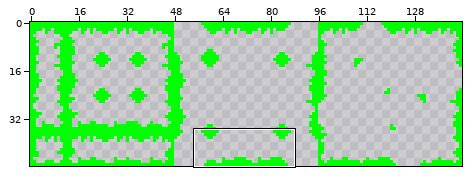
Two versions of one sprite sheet, Images/Tilesets/Sludge/sludgeTransitionTileset.png. Above, an overview of the earlier version with the close-up marked.
Close-up. Old version:
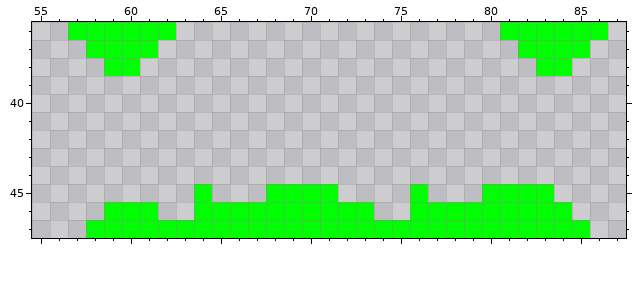
The file is 144x48 pixels. Shown: x 55..87, y 36..47. The commit also changed other parts of the picture, which this record leaves out.
The result:
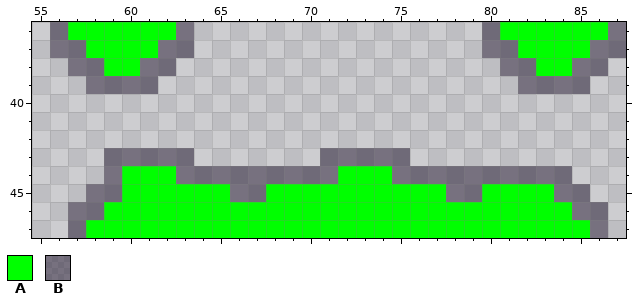
Palette (. is transparent): A #00ff00  B #21162e80
The edit:
There is now colour A in row 44 at x 60 to 62 and 72 to 74; in row 45 at x 60 to 63, 65, 72 to 75 and 77; in row 46 at x 62 to 63 and 74 to 75.
There is now colour B in row 36 at x 56, 63, 80 and 87; in row 37 at x 56 to 57, 62 to 63, 80 to 81 and 86 to 87; in row 38 at x 57 to 58, 61 to 62, 81 to 82 and 85 to 86; in row 39 at x 58 to 61 and 82 to 85; in row 43 at x 59 to 63 and 71 to 75; in row 44 at x 59, 63 to 71 and 75 to 84.
There is now colour B in row 45 at x 58 to 59, 66 to 67, 78 to 79 and 84 to 85; in row 46 at x 57 to 58 and 85 to 86; in row 47 at x 57 and 86.
